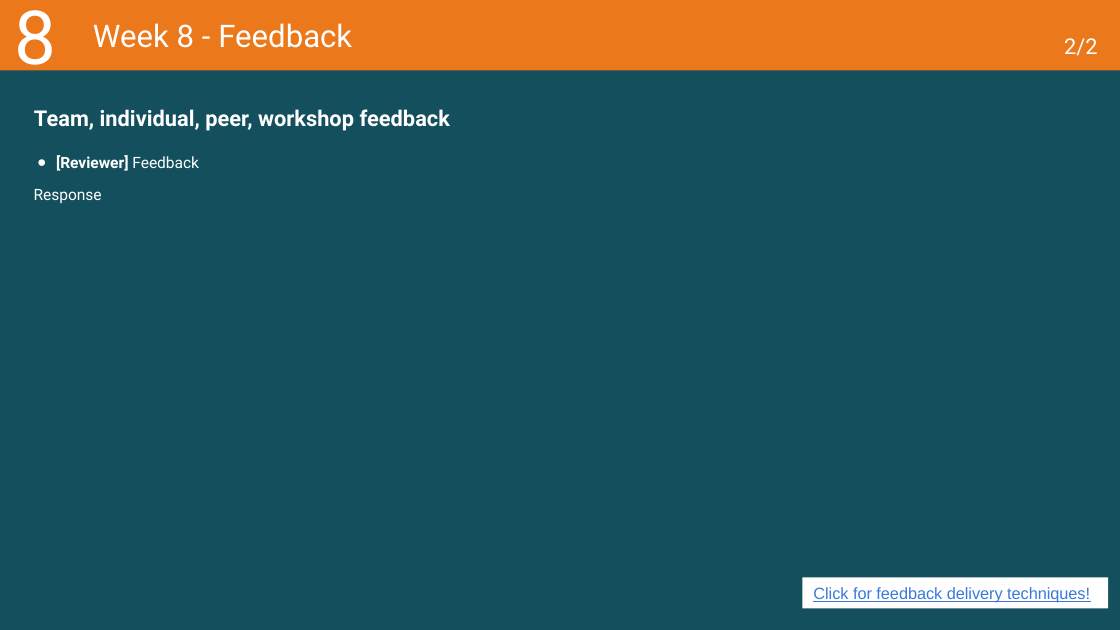
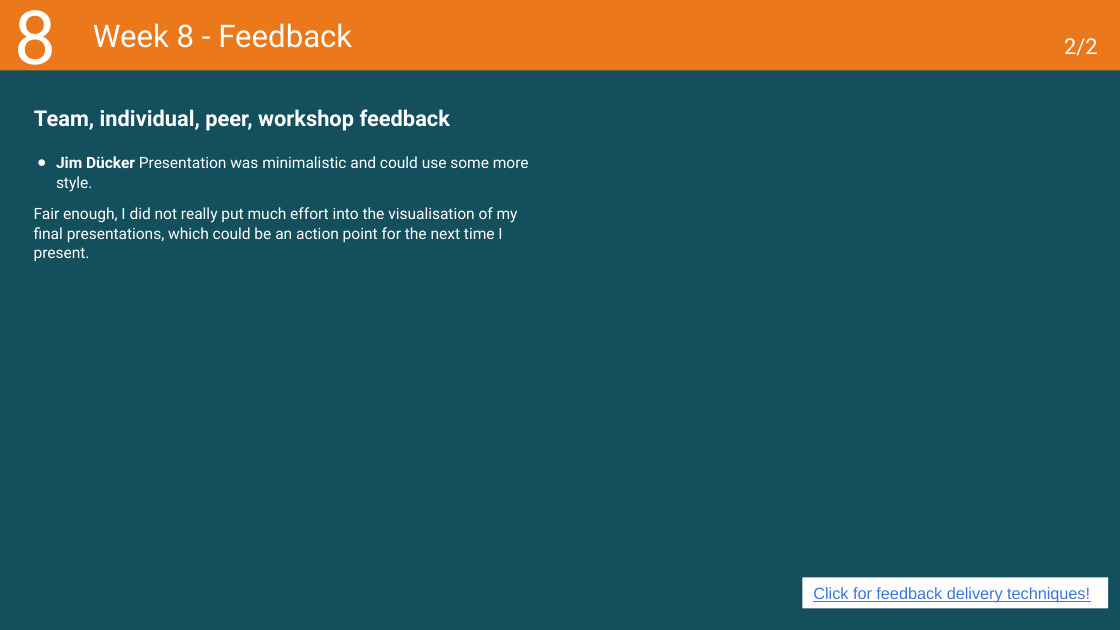
Before and after one commit to MaksBurchard240894/HFG7, a slide deck: slide 24 of Deliverables/Learning Log - Y1B-2024-25_ADSAI.pptx. Drawn at 1120x630 pixels with LibreOffice and Linux fonts; fonts in the diff are those of the drawing. Boxes give left, top, right and bottom in pixels: in the first picture for what was removed or moved away, otherwise in the second. Text is boxed around its words. In the diff, an @@ line names an element or a change of style, - is before the commit and + after.

Commit message:
W8 Datalab II work III (W8 LL Feedback)

```diff
--- a/Deliverables/Learning Log - Y1B-2024-25_ADSAI.pptx
+++ b/Deliverables/Learning Log - Y1B-2024-25_ADSAI.pptx
@@ text at [34, 156, 529, 261]: text changed @@
-● [Reviewer] Feedback
-Response
+● Jim Dücker Presentation was minimalistic and could use some more style.
+Fair enough, I did not really put much effort into the visualisation of my final presentations, which could be an action point for the next time I present.
```
Also in this commit, not shown: 2 other slides changed, 2 other files.
